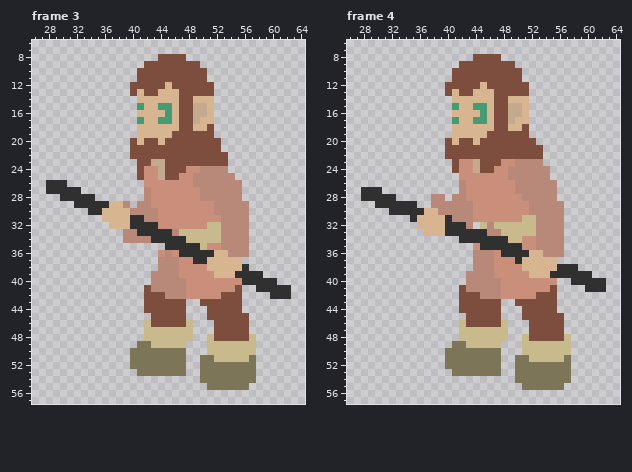
Two versions of one pixel-art file, Iryo/IryoTensionIdleSide.ase. The picture above is the old version.
96x66 pixels, 6 frames. Shown: frame 3: x 26..64, y 6..57; frame 4: x 26..64, y 6..57. The commit also changed other frames, which this record leaves out.
The same view after the edit:
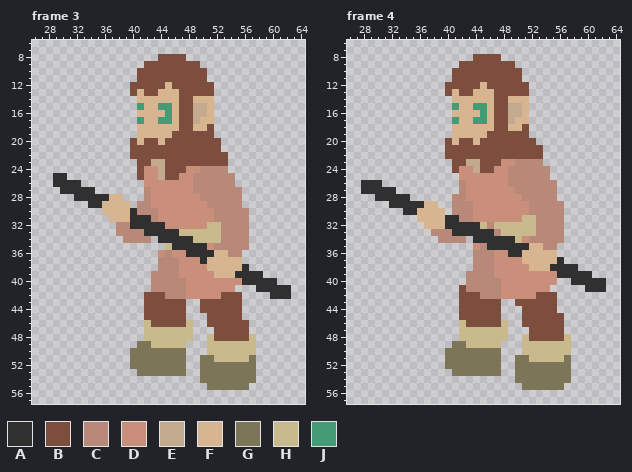
Palette (. is transparent): A #303030  B #7d4e3d  C #b88979  D #c98f7a  E #c3aa8f  F #d7b591  G #7c7558  H #c8ba8c  J #459b74
The commit says: Iryo attack idle anim
Change:
--- frame 3
@@ x 26..64 @@
 24 ...............BDDEBBBDDCCCC...........
-25 ...............BDDEBBDDCCCCCC..........
-26 ..AAA...........DDDDDDDCCCCCCC.........
-27 ..AAAAA.........CDDDDDDDCCCCCC.........
-28 ....AAAAA.......CDDDDDDDCCCCCC.........
-29 ......AAAAAFFC.CCDDDDDDDDDCCCCC........
-30 ........AAFFFFCCCCDDDDDDDDCCCCC........
-31 ..........FFFFAACCDDDDDDDDDCCCC........
-32 ...........FFFAAAADDDDDDDHHCCCC........
-33 .............CCAAAAACHHHHHHCCCC........
-34 .............CCCCAAAAAHHHHHCCCC........
-35 ...................AAAAAHDDCCCC........
-36 ..................DCDAAAAAFFCCC........
-37 ..................CCCDDAAFFFFF.........
+25 ...AA..........BDDEBBDDCCCCCC..........
+26 ...AAAA.........DDDDDDDCCCCCC..........
+27 ....AAAAA.......CDDDDDDCCCCCCC.........
+28 ......AAAAAFF...CDDDDDDDCCCCCC.........
+29 ........AAFFFF.CCDDDDDDDDCCCCC.........
+30 ..........FFFFACCCDDDDDDDDCCCCC........
+31 ...........FFFAAACDDDDDDDDCCCCC........
+32 ............CCAAAAADDDDDDHHCCCC........
+33 ............CCCCAAAAAHHHHHHCCCC........
+34 .............CCCC.AAAAAHHHHCCCC........
+35 ...................HAAAAADCCCCC........
+36 ..................DCDDAAAAFFCC.........
+37 ..................CCCDDDAFFFFF.........
 38 ..................CCCDDDDFFFFFA........
@@ x 40..58 @@
 40 ...CCCCCDDDDDDDDAAA
-41 ..BCCCCCDDDDDDDB..A
+41 ...CCCCCDDDDDDD...A
 42 ..BBBCCCDDDDDBBB...
 43 ..BBBBBB..BBBBBB...
-44 ..BBBBBB...BBBBB...
-45 ...BBBBB...BBBBBB..
-46 ..HBBBBBH...BBBBB..
+44 ..BBBBBB..BBBBBB...
+45 ..BBBBBB...BBBBB...
+46 ..HBBBBBH..BBBBBB..
 47 ..HHHHHHH...BBBBB..
--- frame 4
@@ x 26..64 @@
 22 ..............BBBBBBBBBBBBBB...........
-23 ...............BDDEBBBDDCCCC...........
+23 ...............BBEEBBBDDCCCC...........
 24 ...............BDDEBBDDCCCCCC..........
 25 ................DDDDDDDCCCCCC..........
-26 ................CDDDDDDDCCCCCC.........
-27 ..AAA...........CDDDDDDDCCCCCC.........
-28 ..AAAAA.....CC.CCDDDDDDDDCCCCC.........
-29 ....AAAAAA..CCCCCCDDDDDDDDCCCCC........
-30 ......AAAAAFFCCCCCDDDDDDDDCCCCC........
-31 .........AFFFFACCCDDDDDDDHHCCCC........
-32 ..........FFFFAAAC.HCHHHHHHCCCC........
-33 ...........FFFAAAAAACCHHHHHCCCC........
-34 ................AAAAAAAHHDDCCCC........
-35 ..................DAAAAAADDCCCC........
-36 ..................CCCDAAAAFFCCC........
-37 ..................CCCDDDAFFFFF.........
-38 ..................CCCDDDDFFFFFAAA......
-39 .................CCCCDDDDDFFFAAAAAA....
+26 ..AAA...........CDDDDDDCCCCCCC.........
+27 ..AAAAA.........CDDDDDDDCCCCCC.........
+28 ....AAAAA......CCDDDDDDDDCCCCC.........
+29 ......AAAAAFF..CCCDDDDDDDDCCCCC........
+30 ........AAFFFF.CCCDDDDDDDDCCCCC........
+31 ..........FFFFAACCDDDDDDDHHCCCC........
+32 ...........FFFAAAAAHCHHHHHHCCCC........
+33 ............CCCAAAAAACHHHHHCCCC........
+34 .............CCCC.AAAAAAHDCCCCC........
+35 ..................DCAAAAAAFFCC.........
+36 ..................CCCDDAAFFFFF.........
+37 ..................CCCDDDDFFFFFA........
+38 ..................CCCDDDDDFFFAAAA......
+39 .................CCCCDDDDDDDDDAAAAA....
 40 .................CCCCCDDDDDDDD..AAAAA..
-41 ................BCCCCCDDDDDDDB....AAA..
+41 ................BCCCCCDDDDDDD.....AAA..
 42 ................BBBCCCDDDDDBBB.........
@@ x 40..53 @@
 44 ..BBBBBB...BBB
-45 ...BBBBB...BBB
-46 ..HBBBBBH...BB
+45 ..BBBBBB...BBB
+46 ..HBBBBBH..BBB
 47 ..HHHHHHH...BB
Where, in picture pixels (left, top, right, bottom), the same in both pictures:
changed: (46, 173, 249, 327)
changed: (459, 159, 473, 166)
changed: (361, 180, 564, 292)
added: (459, 313, 466, 320)
added: (522, 320, 529, 327)
